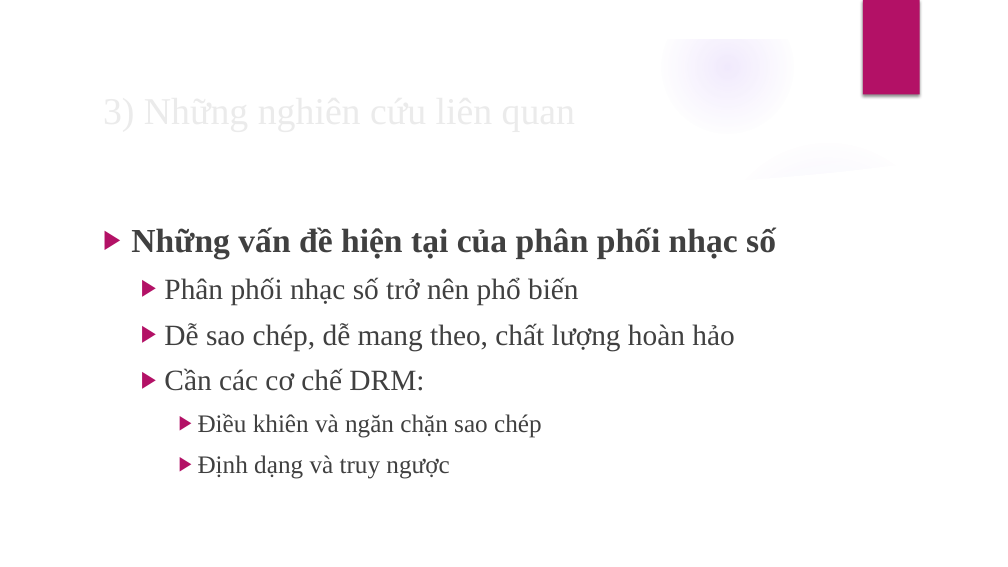
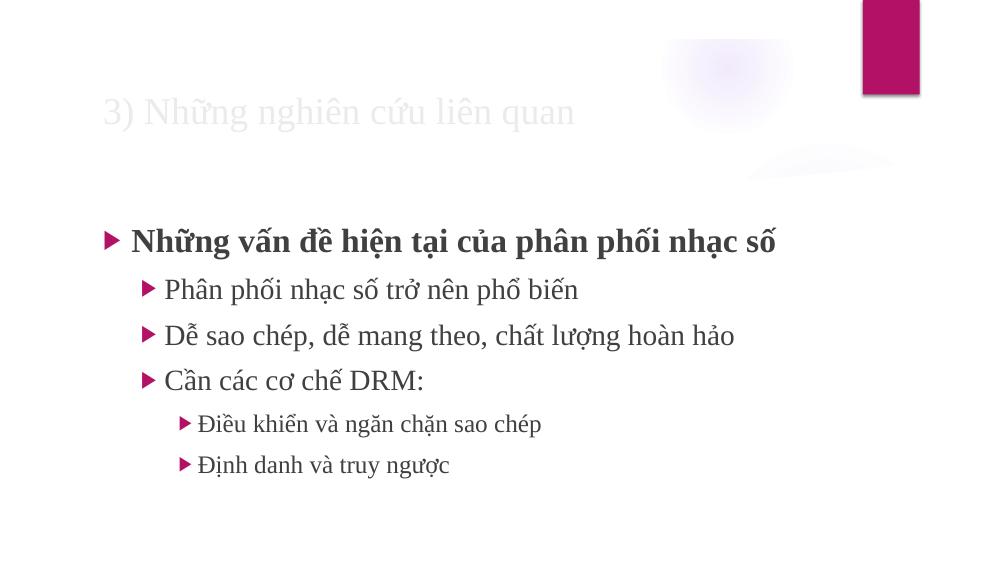
Before and after one commit to TruongThanhNam97/angular-audio, a slide deck: slide 8 of document/BC-LVTN.pptx. Drawn at 1008x567 pixels with LibreOffice and Linux fonts; fonts in the diff are those of the drawing; background and template pictures are left out. Boxes give left, top, right and bottom in pixels: in the first picture for what was removed or moved away, otherwise in the second. Text is boxed around its words. In the diff, an @@ line names an element or a change of style, - is before the commit and + after.

```diff
--- a/document/BC-LVTN.pptx
+++ b/document/BC-LVTN.pptx
@@ text at (x1=198, y1=413, x2=542, y2=479): text changed @@
-    ▶ Điều khiên và ngăn chặn sao chép
-    ▶ Định dạng và truy ngược
+    ▶ Điều khiển và ngăn chặn sao chép
+    ▶ Định danh và truy ngược
```
Also in this commit, not shown: 2 other slides changed, 3 slides added, 1 other file.
